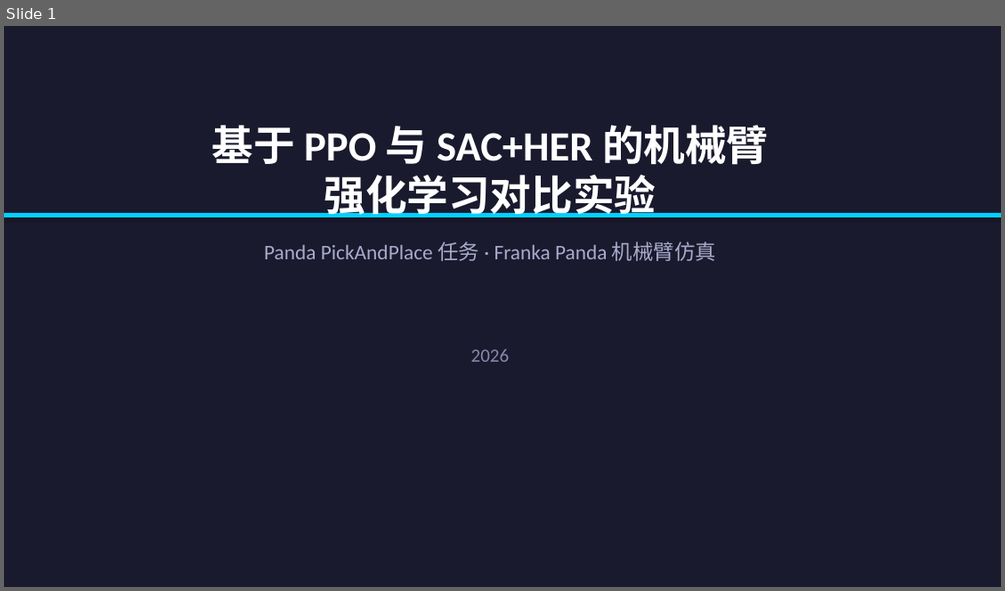
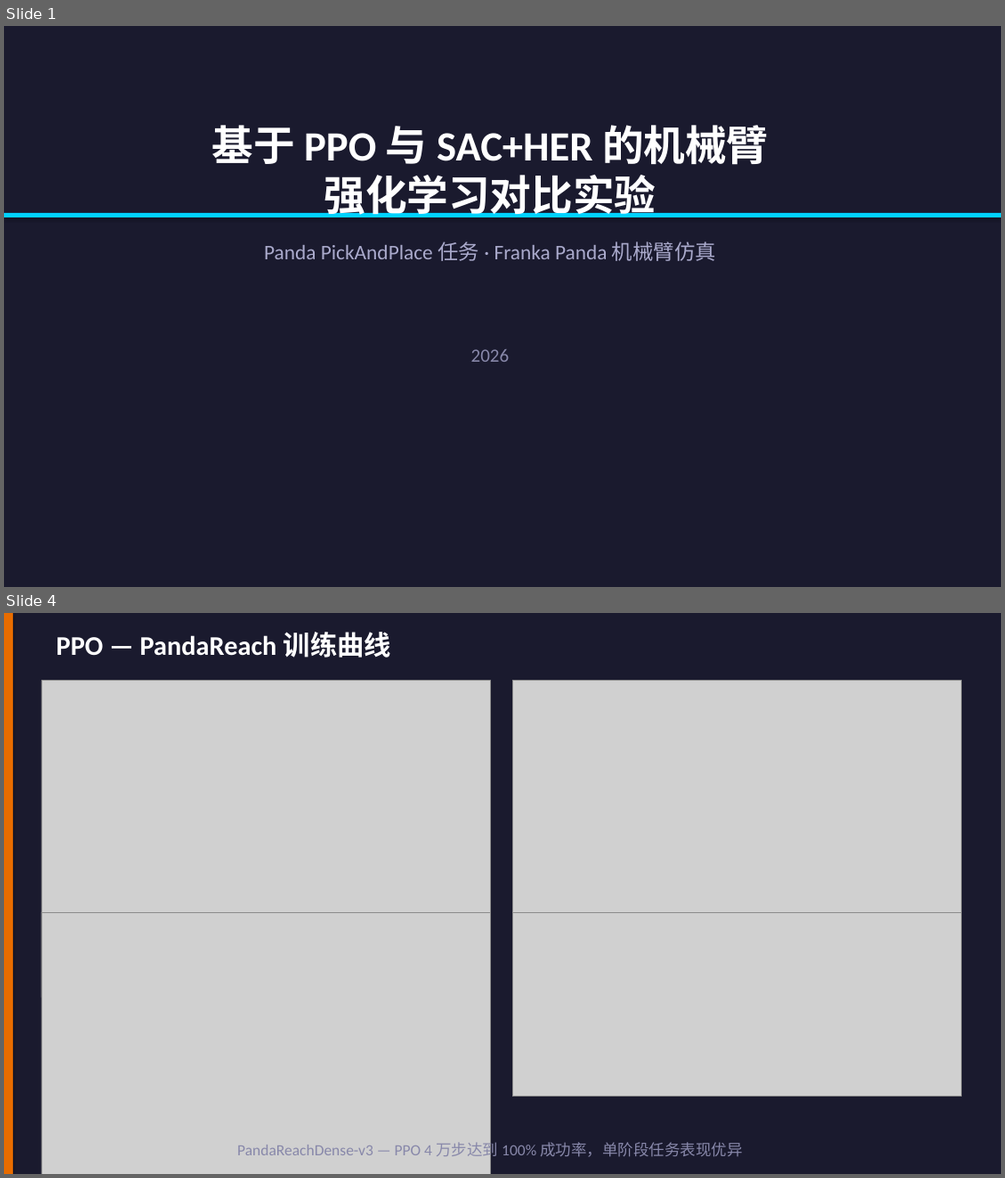
Before and after one commit to baobaolong777/RLStudy, a slide deck: 汇报PPT_PPO_vs_SAC_HER.pptx. Shown one above the other, each under a label of ours: slide 1 before the commit, slides 1 and 4 after it; the slides between them are not shown. The pictures are 1005x591 and 1005x1178 pixels, drawn with LibreOffice and Linux fonts; fonts in the diff are those of the drawing; grey boxes stand for pictures. Boxes give left, top, right and bottom in pixels: in the first picture for what was removed or moved away, otherwise in the second. Text is boxed around its words. In the diff, an @@ line names an element or a change of style, - is before the commit and + after.

```diff
--- a/汇报PPT_PPO_vs_SAC_HER.pptx
+++ b/汇报PPT_PPO_vs_SAC_HER.pptx
@@ slide 4 added at (4, 613, 1001, 1174), background #1A1A2E @@
@@ rectangle added at (4, 613, 13, 1174), fill #E86C00 @@
@@ text added at (57, 632, 391, 657), 26 pt, text #FFFFFF, bold @@
+PPO — PandaReach 训练曲线
@@ picture added at (41, 681, 490, 997) @@
@@ picture added at (512, 681, 961, 993) @@
@@ picture added at (41, 912, 490, 1174) @@
@@ picture added at (512, 912, 961, 1096) @@
@@ text added at (237, 1139, 742, 1159), 15 pt, text #8888AA @@
+PandaReachDense-v3 — PPO 4 万步达到 100% 成功率，单阶段任务表现优异
```
Also in this commit, not shown: 5 slides changed, 5 other slides added, 3 slides removed, 1 other file.
